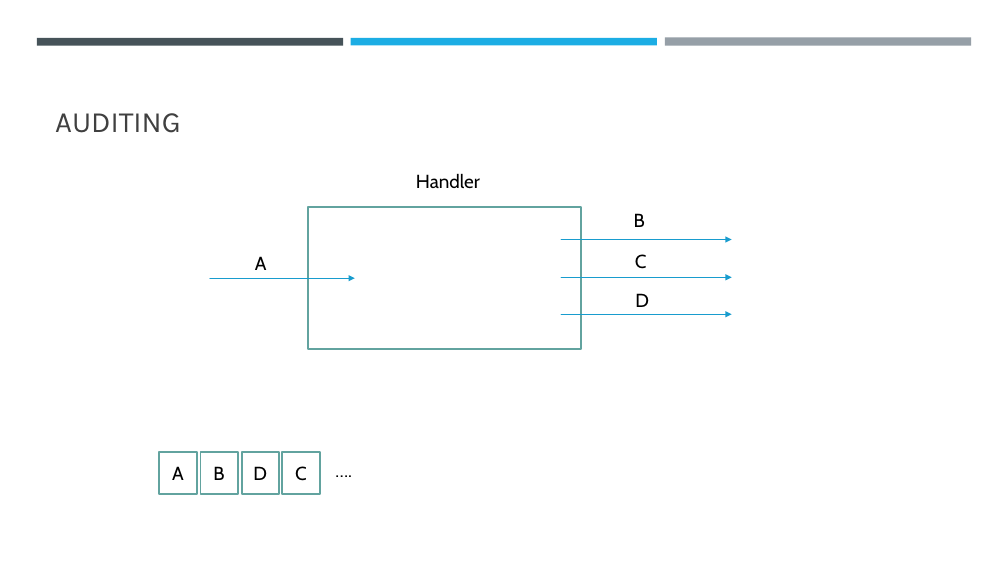
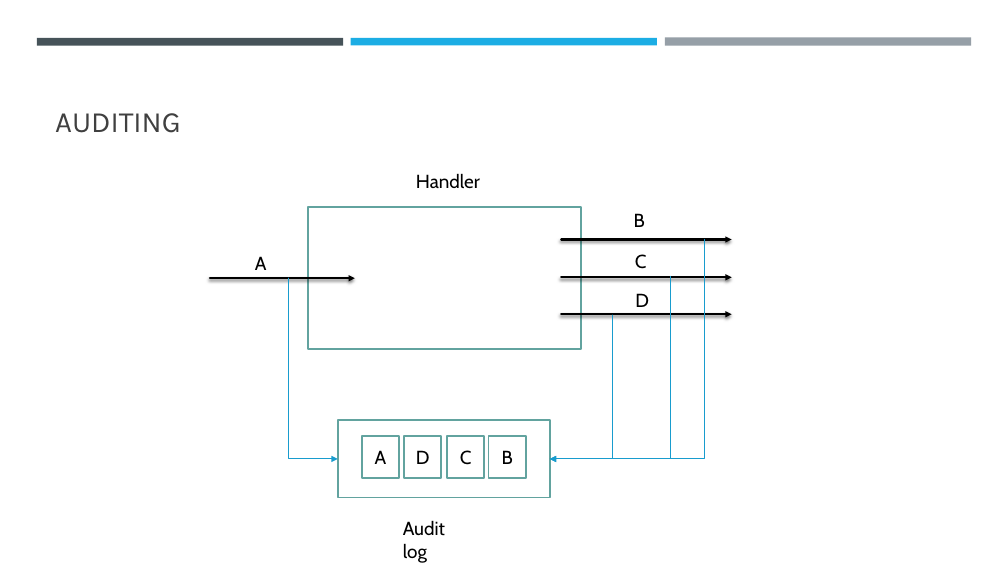
Before and after one commit to exactly-once/workshop, a slide deck: slide 3 of Lectures/integration-testing.pptx. Drawn at 1008x567 pixels with LibreOffice and Linux fonts; fonts in the diff are those of the drawing. Boxes give left, top, right and bottom in pixels: in the first picture for what was removed or moved away, otherwise in the second. Text is boxed around its words. In the diff, an @@ line names an element or a change of style, - is before the commit and + after.

```diff
--- a/Lectures/integration-testing.pptx
+++ b/Lectures/integration-testing.pptx
@@ elbow arrow added from (705, 240) to (550, 459), #189CCE 1 pt @@
@@ arrow (561, 240) - (732, 240): stroke #189CCE 1 pt to #000000 2 pt @@
@@ arrow (210, 278) - (355, 278): stroke #189CCE 1 pt to #000000 2 pt @@
@@ elbow arrow added from (289, 278) to (338, 459), #189CCE 1 pt @@
@@ elbow arrow added from (671, 277) to (550, 459), #189CCE 1 pt @@
@@ arrow (561, 278) - (732, 278): stroke #189CCE 1 pt to #000000 2 pt @@
@@ elbow arrow added from (613, 315) to (550, 459), #189CCE 1 pt @@
@@ arrow (561, 315) - (732, 315): stroke #189CCE 1 pt to #000000 2 pt @@
@@ rectangle added at (x1=338, y1=420, x2=551, y2=498), fill #FFFFFF, outline #62A39F 1.75 pt @@
@@ rectangle "A" moved from (x1=160, y1=452, x2=197, y2=495) to (x1=361, y1=436, x2=399, y2=479) @@
@@ rectangle "D" moved from (x1=242, y1=452, x2=279, y2=495) to (x1=404, y1=436, x2=441, y2=479) @@
@@ rectangle "C" moved from (x1=282, y1=452, x2=319, y2=495) to (x1=447, y1=436, x2=484, y2=479) @@
@@ rectangle "B" moved from (x1=200, y1=452, x2=237, y2=495) to (x1=488, y1=436, x2=526, y2=479) @@
@@ text removed at (x1=328, y1=455, x2=362, y2=485) @@
-….
@@ text added at (x1=403, y1=520, x2=445, y2=563), 18 pt, text #000000 @@
+Audit log
```
Also in this commit, not shown: 1 other file.
